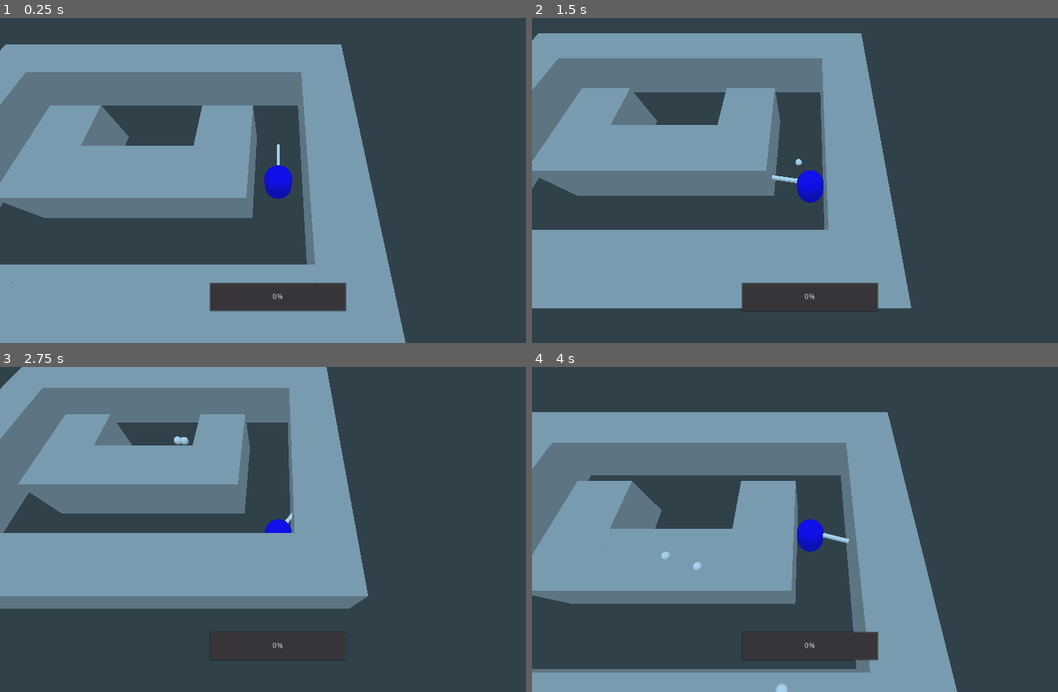
Above: before the commit, frames 1-4 (two rows, left to right).
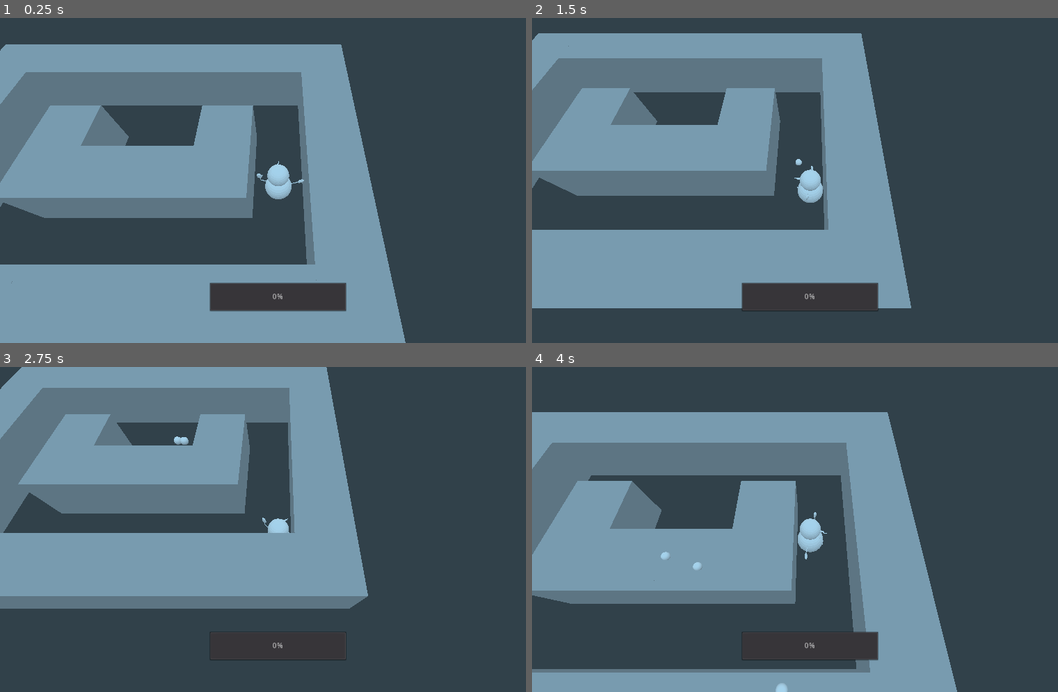
Above: after the commit, the same moments.

Repository: Altoc/crazy-christmas
Game: Godot game, scene res://scenes/Main.tscn
Two runs of this game, one before a commit and one after it. Both use one fixed random seed, a clock stepped at 60 frames per second and the inputs below.
Inputs (mouse positions are in pixels of both pictures, inside the frame that each line leads up to):
- Up to frame 1 (0.25 s): no input
- Up to frame 2 (1.5 s): move the mouse to (931, 164) at 0.52 s; press the mouse at (931, 164) at 0.53 s; hold D (PlayerRight) 0.53-1.28 s; tap Enter at 1.25 s; move the mouse to (700, 196) at 1.27 s; release the mouse at (700, 196) at 1.28 s; hold S (PlayerBackward) from 1.28 s (still down); click (700, 196) at 1.35 s
- Up to frame 3 (2.75 s): move the mouse to (331, 458) at 2.02 s; release S (PlayerBackward) at 2.03 s; press the mouse at (331, 458) at 2.03 s; hold D (PlayerRight) from 2.03 s (still down)
- Up to frame 4 (4 s): move the mouse to (784, 594) at 2.77 s; release D (PlayerRight) at 2.78 s; release the mouse at (784, 594) at 2.78 s; hold W (PlayerForward) 2.78-3.53 s; click (784, 594) at 2.85 s; move the mouse to (979, 578) at 3.52 s; press the mouse at (979, 578) at 3.53 s; hold A (PlayerLeft) from 3.53 s (still down)

The runs differ from the first frame. In frame 1, 0.5% of the frame differs, in the area x 48-58%, y 38-56%; in frame 2, 0.5%; in frame 3, 0.2%; in frame 4, 0.5%.

Commit message:
aspect ratio on fullscreen fix, snowman model basic

Diff:
--- a/Crazy Christmas/project.godot
+++ b/Crazy Christmas/project.godot
@@ -16,7 +16,7 @@
 
 [display]
 
-window/stretch/mode="viewport"
+window/stretch/mode="2d"
 window/stretch/aspect="keep"
 
 [input]
--- a/Crazy Christmas/scenes/Player.tscn
+++ b/Crazy Christmas/scenes/Player.tscn
@@ -1,32 +1,16 @@
-[gd_scene load_steps=6 format=2]
+[gd_scene load_steps=4 format=2]
 
 [ext_resource path="res://scripts/PlayerMovement.gd" type="Script" id=1]
-
-[sub_resource type="CapsuleMesh" id=1]
-
-[sub_resource type="SpatialMaterial" id=2]
-vertex_color_use_as_albedo = true
-albedo_color = Color( 0.054902, 0, 1, 1 )
+[ext_resource path="res://scenes/models/ModelSnowman01.tscn" type="PackedScene" id=2]
 
 [sub_resource type="ConvexPolygonShape" id=3]
 points = PoolVector3Array( -0.972729, 0.170391, -0.632762, 0.991375, 0.00714278, 0.594536, 0.990984, 0.0890012, 0.55327 …(1880 unchanged characters)…
 
-[sub_resource type="CubeMesh" id=4]
-size = Vector3( 0.25, 0.25, 2 )
-
 [node name="Player" type="KinematicBody"]
 script = ExtResource( 1 )
 
-[node name="MeshInstance" type="MeshInstance" parent="."]
-transform = Transform( 1, 0, 0, 0, -4.37114e-08, -1, 0, 1, -4.37114e-08, 0, 1.60311, 0 )
-mesh = SubResource( 1 )
-material/0 = SubResource( 2 )
+[node name="ModelSnowman01" parent="." instance=ExtResource( 2 )]
 
 [node name="CollisionShape" type="CollisionShape" parent="."]
 transform = Transform( 1, 0, 0, 0, -4.37114e-08, -1, 0, 1, -4.37114e-08, 0, 1.60311, 0 )
 shape = SubResource( 3 )
-
-[node name="MeshInstance2" type="MeshInstance" parent="."]
-transform = Transform( 1, 0, 0, 0, 1, 0, 0, 0, 1, 0, 2.23588, -1.86739 )
-mesh = SubResource( 4 )
-material/0 = null
--- /dev/null
+++ b/Crazy Christmas/scenes/models/ModelSnowman01.tscn
@@ -0,0 +1,6 @@
+[gd_scene load_steps=2 format=2]
+
+[ext_resource path="res://models/snowman_01.glb" type="PackedScene" id=1]
+
+[node name="ModelSnowman01" instance=ExtResource( 1 )]
+transform = Transform( -4.37114e-08, 0, 1, 0, 1, 0, -1, 0, -4.37114e-08, 0, 0, 0 )
Binary file added: Crazy Christmas/models/snowman_01.glb
Not shown, added: Crazy Christmas/models/snowman_01.glb.import
